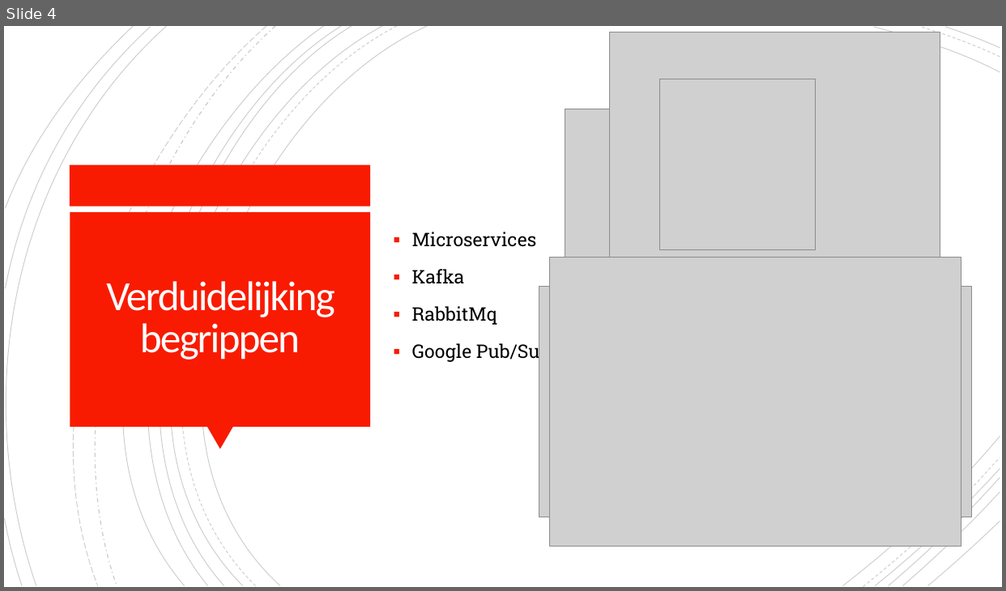
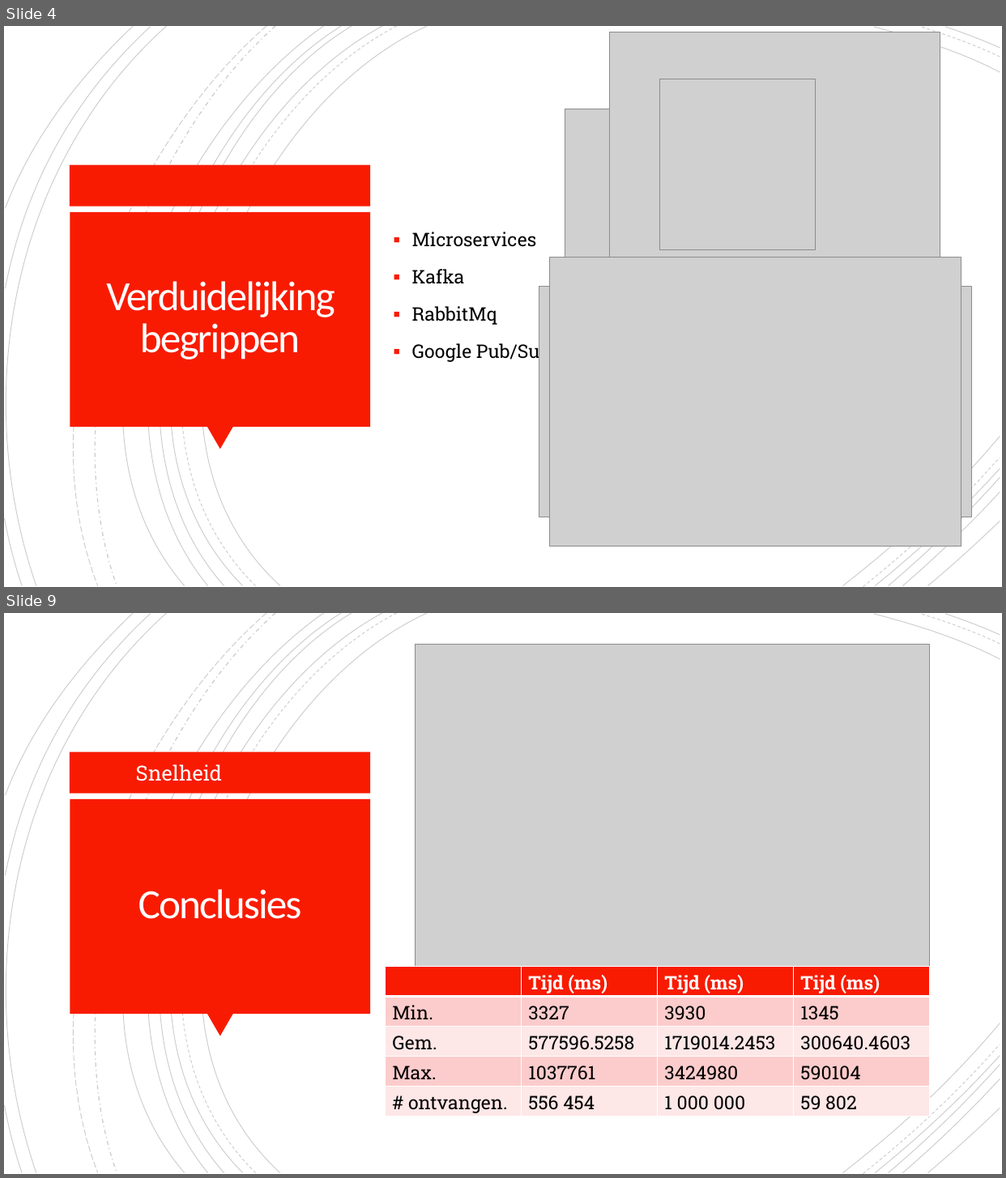
Before and after one commit to 637611rd/BP_Ruben, a slide deck: Bachelorproef.pptx. Shown one above the other, each under a label of ours: slide 4 before the commit, slides 4 and 9 after it; the slides between them are not shown. The pictures are 1006x591 and 1006x1178 pixels, drawn with LibreOffice and Linux fonts; fonts in the diff are those of the drawing; grey boxes stand for pictures. Boxes give left, top, right and bottom in pixels: in the first picture for what was removed or moved away, otherwise in the second. Text is boxed around its words. In the diff, an @@ line names an element or a change of style, - is before the commit and + after.

```diff
--- a/Bachelorproef.pptx
+++ b/Bachelorproef.pptx
@@ slide 9 added at <box>4,613,1002,1174</box>, background #FFFFFF; not listed: 24 template elements that a slide beside it also shows @@
@@ picture added at <box>415,644,929,966</box> @@
@@ text added at <box>136,764,222,781</box>, 20 pt, text #FFFFFF @@
+Snelheid
@@ title added at <box>138,889,302,919</box>, 40 pt, text #FFFEFF @@
+Conclusies
@@ table added at <box>385,967,930,1117</box>, 5 rows, 4 columns @@
+ | Tijd (ms) | Tijd (ms) | Tijd (ms)
+Min. | 3327 | 3930 | 1345
+Gem. | 577596.5258 | 1719014.2453 | 300640.4603
+Max. | 1037761 | 3424980 | 590104
+# ontvangen. | 556 454 | 1 000 000 | 59 802
```
Also in this commit, not shown: 8 other slides added, 4 other files.
